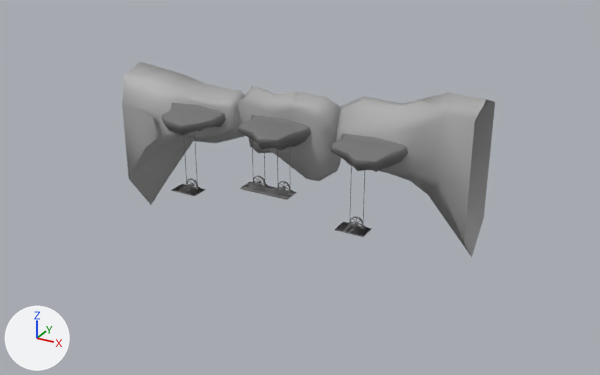
Two versions of the FBX model ggj-2025-unity/Assets/Game/Models/Segment05_bg.fbx, one commit apart.
The view is the same before and after, from a 50 mm lens placed at (41.0, -67.3, 36.3), pointed at (0.6, 6.1, -0.4). Every picture has the same lights, and +X, +Y and +Z are marked at lower left. Where no turn or scale is listed for an object, it has been applied to the vertices.
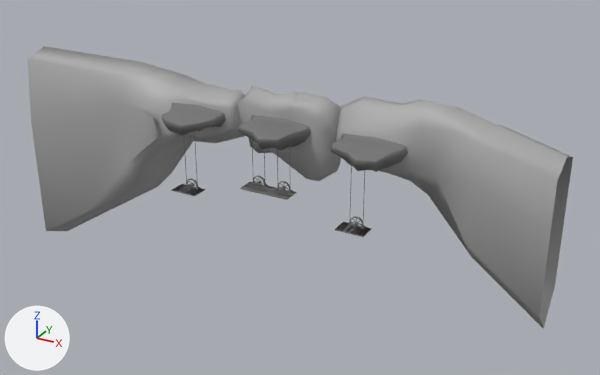
The change, as a diff of the scene's bpy script:
```diff
--- a/ggj-2025-unity/Assets/Game/Models/Segment05_bg.fbx.py
+++ b/ggj-2025-unity/Assets/Game/Models/Segment05_bg.fbx.py
@@ me_mesh_002 @@
 # used by ob_pcube6; location = (12.08, -1.11, 6.91)
-me_mesh_002.from_pydata(...)  # 57 vertices, 56 faces; spans x -6.6..8.5, y 3.6..9.8, z -10.6..6.1
+me_mesh_002.from_pydata(...)  # 65 vertices, 65 faces; spans x -6.6..16.3, y 3.6..9.8, z -16.6..5.2
+# me_mesh_002 part 1
+# 1 face is deleted
+# 6 vertices move from x 4.8..8.5, y 3.6..9.8, z 4.7..6.1 to x 6.1..9.6, y 3.6..9.8, z 2.6..4.8
+# 8 vertices are added at x 16.3, y 3.6..9.8, z -16.6..1.8
+# 10 new faces join them
 me_mesh_002.materials.append(mat_standardsurface1)
@@ me_mesh_003 @@
 # used by ob_pcube5; location = (-11.21, 9.54, 6.99)
-me_mesh_003.from_pydata(...)  # 62 vertices, 73 faces; spans x -9.4..6.3, y -7.8..0.2, z -14.3..4.0
+me_mesh_003.from_pydata(...)  # 77 vertices, 89 faces; spans x -24.3..6.3, y -7.8..0.2, z -21.5..4.0
+# me_mesh_003 part 2
+# 2 faces are deleted
+# 3 vertices move from x -9.4, y -7.0..0.2, z -14.3..-9.3 to x -8.6..-8.0, y -7.0..0.2, z -11.5..-10.5
+# 15 vertices are added at x -24.3..-8.8, y -7.4..0.2, z -21.5..4.0
+# 18 new faces join them
 me_mesh_003.materials.append(mat_standardsurface1)
```

Changed parts and their boxes [x1, y1, x2, y2] in the pictures (600 x 375 px):
'pCube6', reshaped (49% wider, 41% taller): before [336, 92, 495, 257]; after [336, 96, 573, 329]
'pCube5', reshaped (77% wider, 29% taller): before [122, 62, 245, 205]; after [27, 46, 245, 231]
part 1 of me_mesh_002, built on: before [421, 92, 495, 182]; after [421, 99, 573, 329]
part 2 of me_mesh_003, built on: before [122, 106, 171, 205]; after [27, 46, 171, 231]
